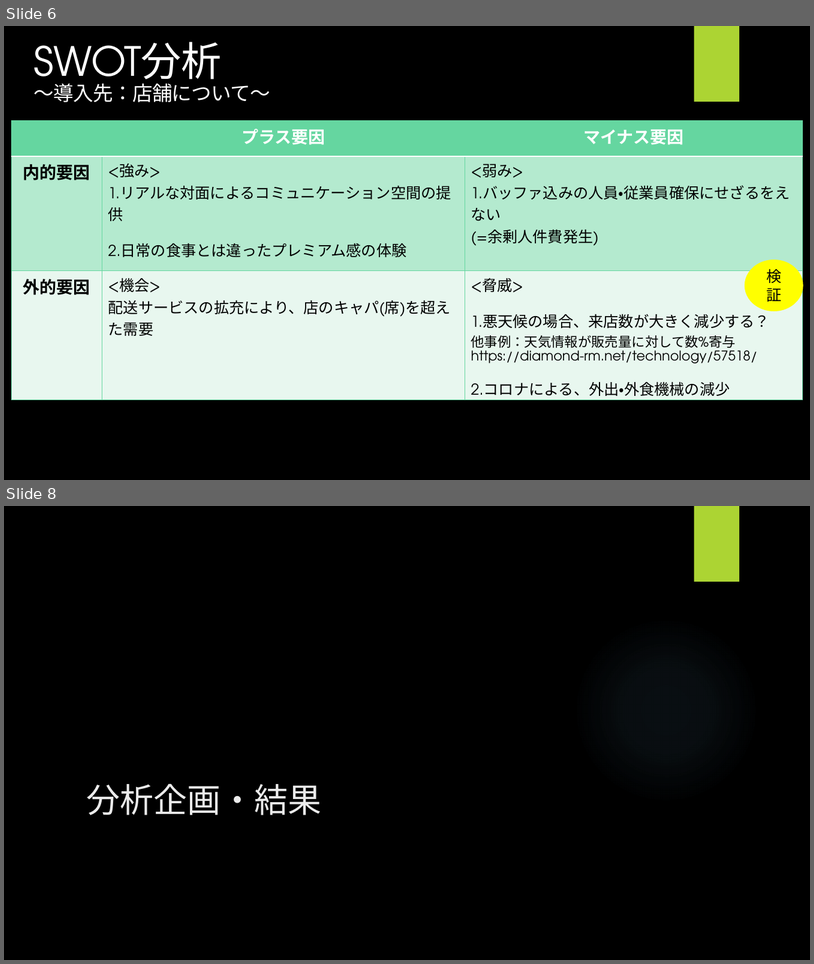
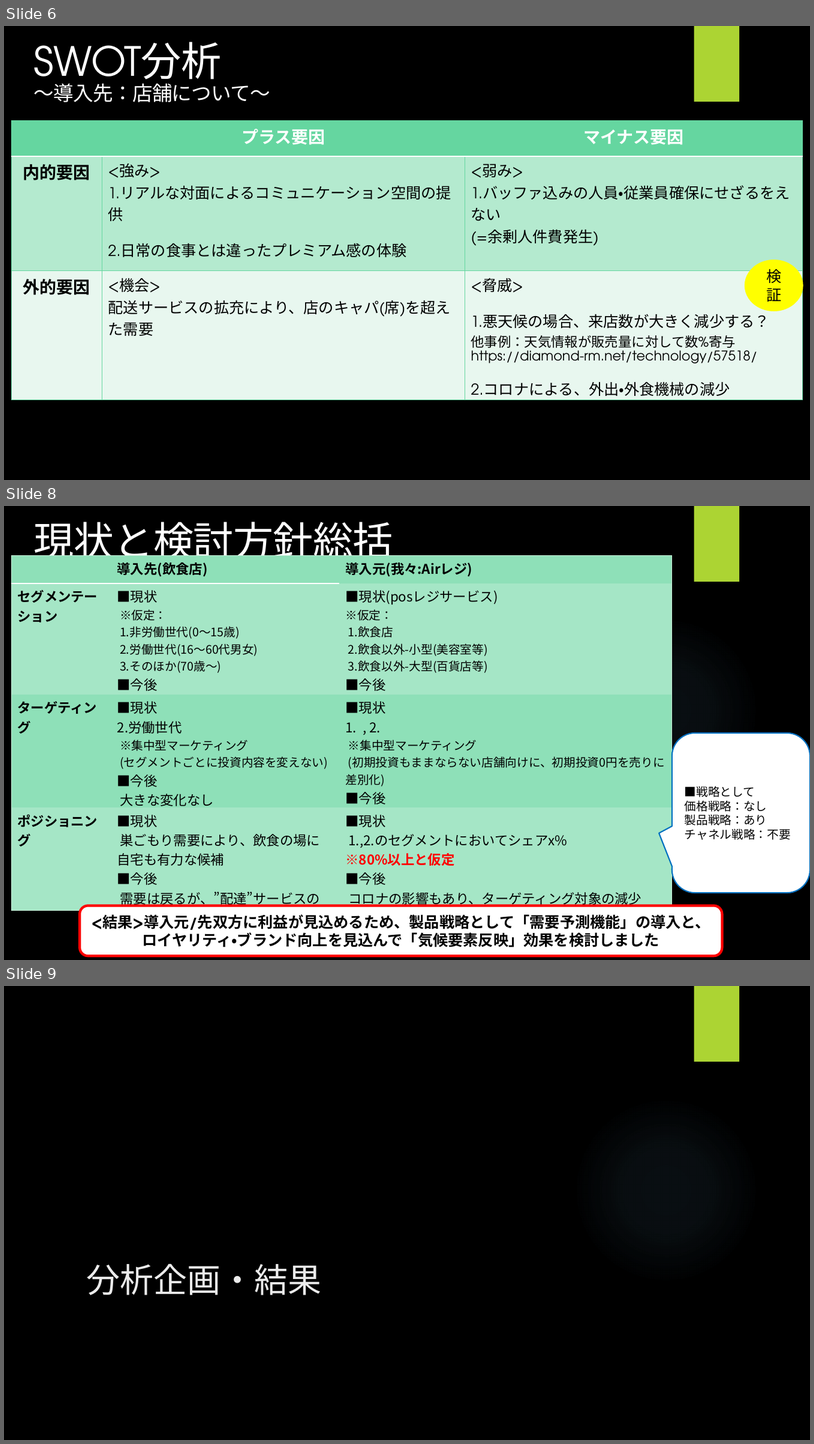
Before and after one commit to SYCastle/data_analysis, a slide deck: 分析提案書_サンプル.pptx. Shown one above the other, each under a label of ours: slides 6 and 8 before the commit, slides 6, 8 and 9 after it; the slides between them are not shown. The pictures are 814x964 and 814x1444 pixels, drawn with LibreOffice and Linux fonts; fonts in the diff are those of the drawing; background and template pictures are left out. Boxes give left, top, right and bottom in pixels: in the first picture for what was removed or moved away, otherwise in the second. Text is boxed around its words. In the diff, an @@ line names an element or a change of style, - is before the commit and + after.

```diff
--- a/分析提案書_サンプル.pptx
+++ b/分析提案書_サンプル.pptx
@@ slide 8 added at [4, 506, 810, 960], background picture (left out); not listed: 2 template elements that a slide beside it also shows @@
@@ text added at [34, 522, 393, 566], 48 pt, text #FFFFFF @@
+現状と検討方針総括
@@ table added at [11, 556, 672, 928], 4 rows, 3 columns @@
+ | 導入先(飲食店) | 導入元(我々:Airレジ)
+セグメンテーション | ■現状 / ※仮定： / 1.非労働世代(0～15歳) / 2.労働世代(16～60代男女) / 3.そのほか(70歳～) / ■今後 / 大きな変化なし | ■現状(posレジサービス) / ※仮定： / 1.飲食店 / 2.飲食以外-小型(美容室等) / 3.飲食以外-大型(百貨店等) / ■今後 / 大きな変化なし
+ターゲティング | ■現状 / 2.労働世代 / ※集中型マーケティング / (セグメントごとに投資内容を変えない) / ■今後 / 大きな変化なし | ■現状 / 1. , 2. / ※集中型マーケティング / (初期投資もままならない店舗向けに、初期投資0円を売りに差別化) / ■今後 / 3.も今後拡大予定
+ポジショニング | ■現状 / 巣ごもり需要により、飲食の場に自宅も有力な候補 / ■今後 / 需要は戻るが、”配達”サービスのシェアがコロナ前より拡大 | ■現状 / 1.,2.のセグメントにおいてシェアx% / ※80%以上と仮定 / ■今後 / コロナの影響もあり、ターゲティング対象の減少
@@ rounded speech box added at [672, 733, 810, 892], fill #FFFFFF, outline #0070C0 1.5 pt, 14 pt, text #000000 @@
+■戦略として
+価格戦略：なし
+製品戦略：あり
+チャネル戦略：不要
@@ rounded rectangle added at [80, 905, 723, 955], fill #FFFFFF, outline #FF0000 3 pt, 18 pt, text #000000, bold @@
+<結果>導入元/先双方に利益が見込めるため、製品戦略として「需要予測機能」の導入と、
+ロイヤリティ・ブランド向上を見込んで「気候要素反映」効果を検討しました
@@ what was slide 8 is now slide 9 @@
```
Also in this commit, not shown: 8 slides changed.
